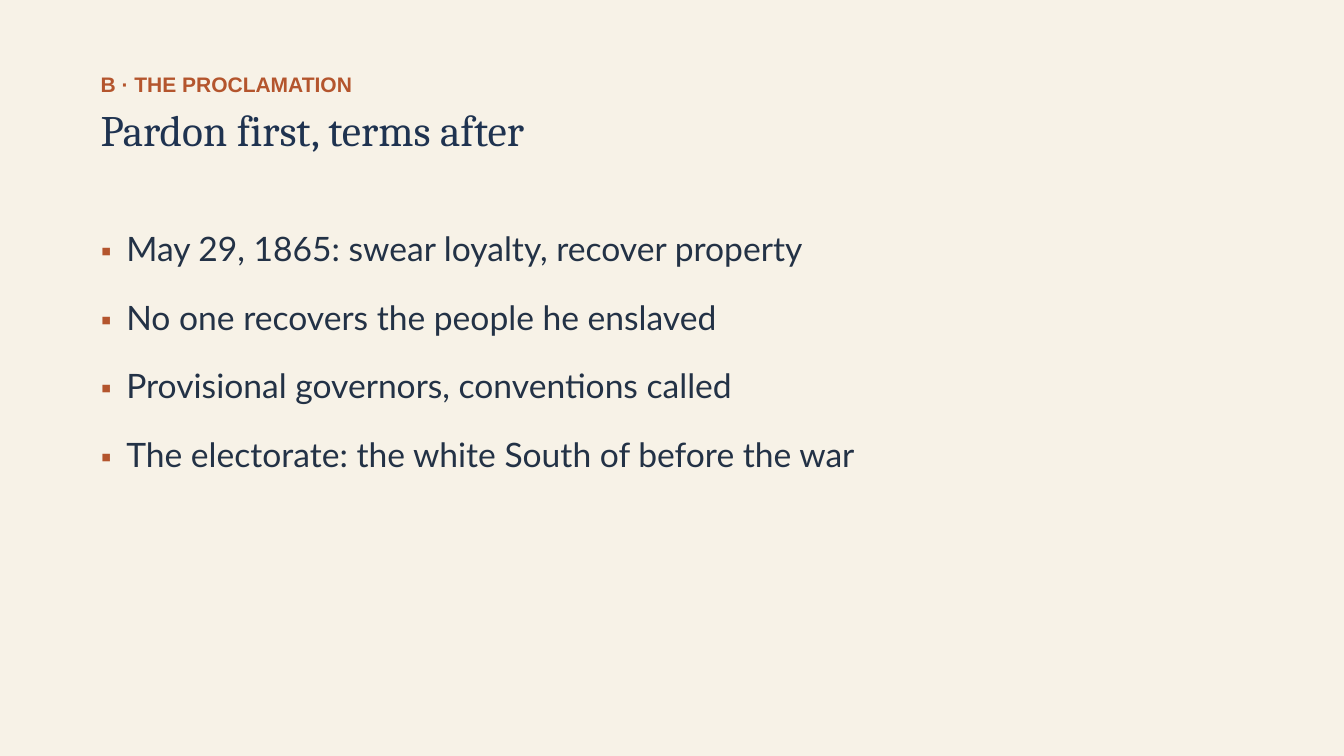
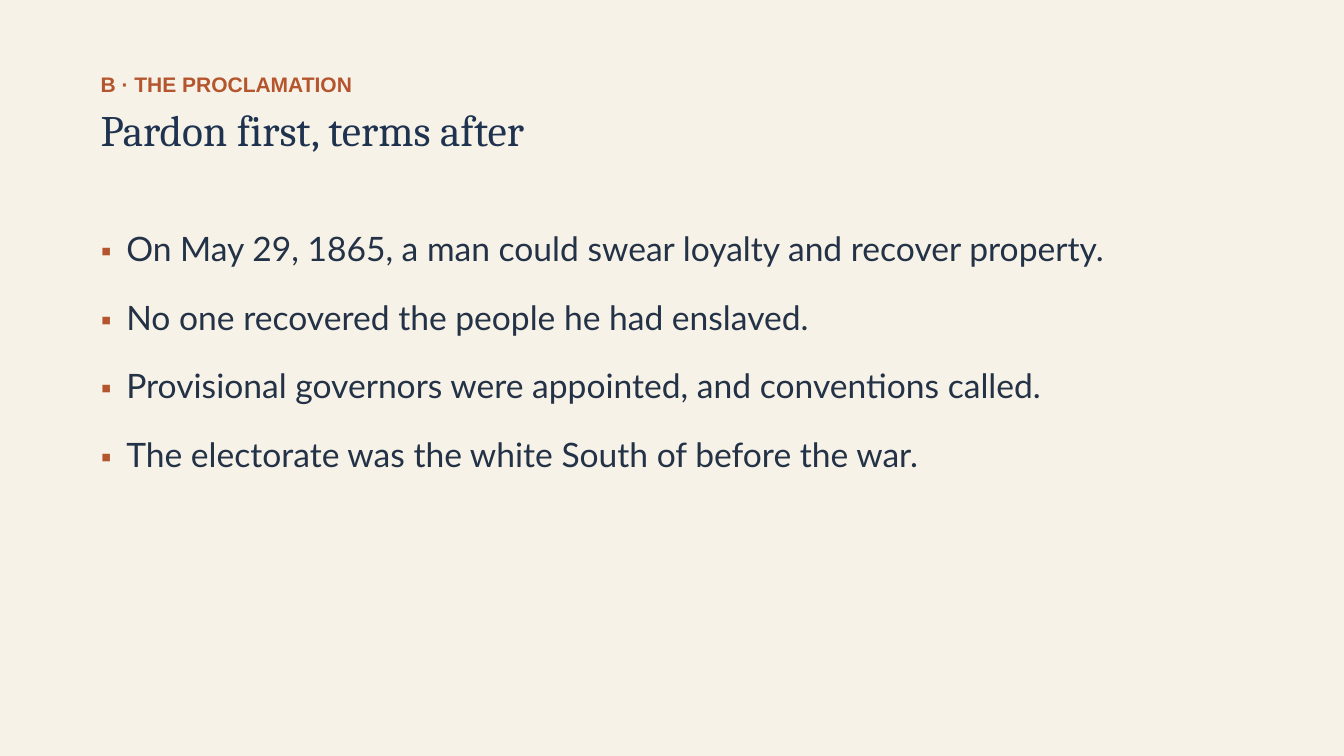
Before and after one commit to ab17gthb/humanities-curriculum-group, a slide deck: slide 7 of reconstruction/lesson-01/lesson-01-slides.pptx. Drawn at 1344x756 pixels with LibreOffice and Linux fonts; fonts in the diff are those of the drawing. Boxes give left, top, right and bottom in pixels: in the first picture for what was removed or moved away, otherwise in the second. Text is boxed around its words. In the diff, an @@ line names an element or a change of style, - is before the commit and + after.

```diff
--- a/reconstruction/lesson-01/lesson-01-slides.pptx
+++ b/reconstruction/lesson-01/lesson-01-slides.pptx
@@ text at [126,236,1103,468]: text changed @@
-▪ May 29, 1865: swear loyalty, recover property
-▪ No one recovers the people he enslaved
-▪ Provisional governors, conventions called
-▪ The electorate: the white South of before the war
+▪ On May 29, 1865, a man could swear loyalty and recover property.
+▪ No one recovered the people he had enslaved.
+▪ Provisional governors were appointed, and conventions called.
+▪ The electorate was the white South of before the war.
```
Also in this commit, not shown: 9 other slides changed, 6 other files.
